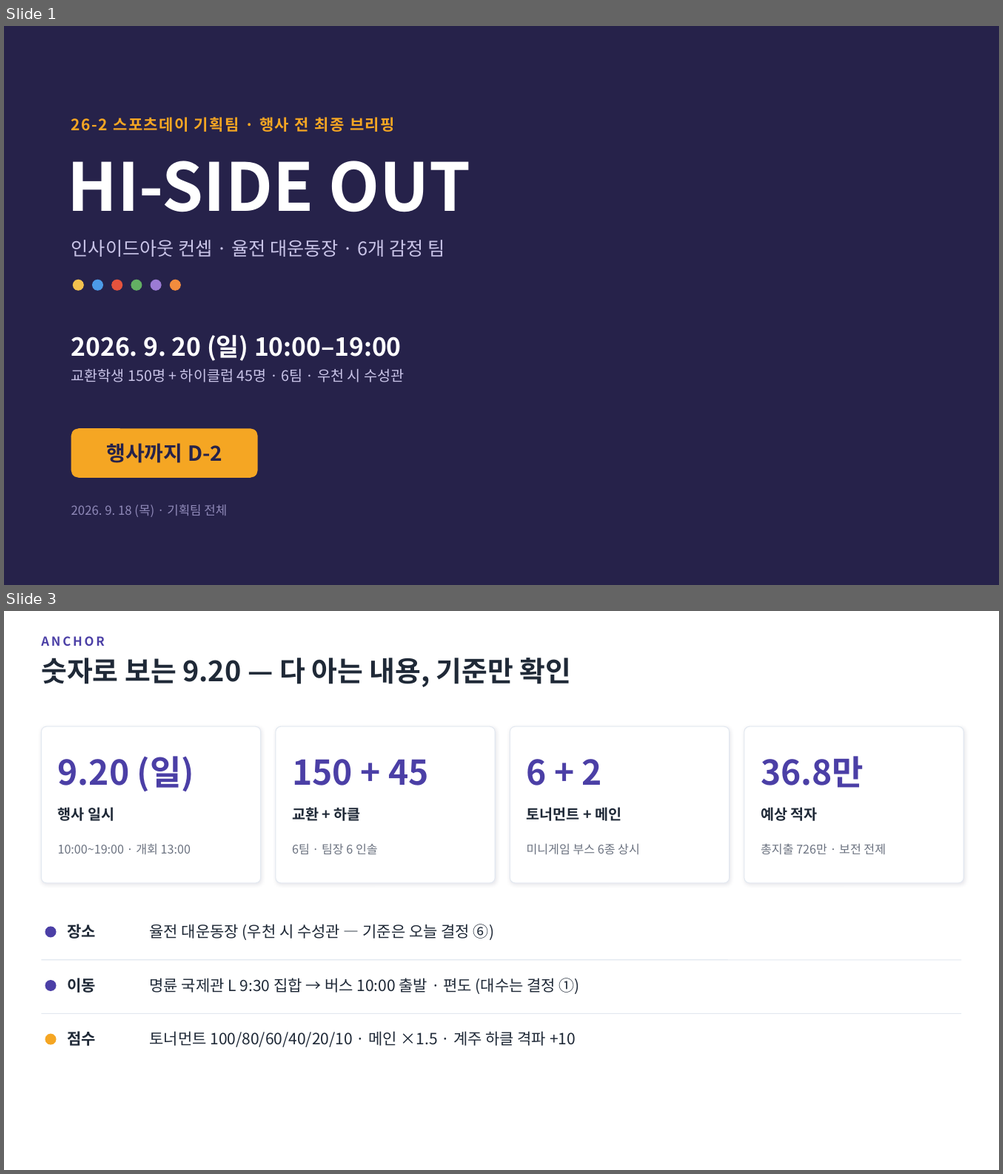
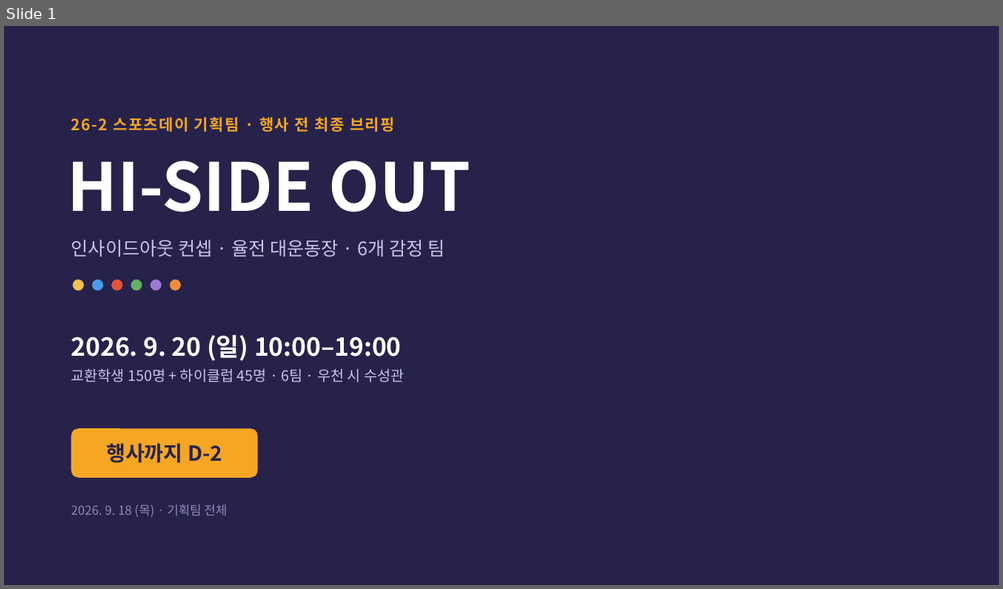
Before and after one commit to F10W3R-13/sportsday-hub, a slide deck: 26-2 Sports Day/최종 브리핑 덱 (발표자용).pptx. Shown one above the other, each under a label of ours: slides 1 and 3 before the commit, slide 1 after it; the slides between them are not shown. The pictures are 1003x1174 and 1003x589 pixels, drawn with LibreOffice and Linux fonts; fonts in the diff are those of the drawing. Boxes give left, top, right and bottom in pixels: in the first picture for what was removed or moved away, otherwise in the second. Text is boxed around its words. In the diff, an @@ line names an element or a change of style, - is before the commit and + after.

Commit message:
docs: 26-2 최종 콘텐츠 확정 — 기획지침 마스터·브리핑 덱 최종본, 검증 절차·진행용 브리핑·시각자료 계획 문서 신규, 행사일 9/20 마이그레이션(0021)

```diff
--- a/26-2 Sports Day/최종 브리핑 덱 (발표자용).pptx
+++ b/26-2 Sports Day/최종 브리핑 덱 (발표자용).pptx
@@ slide 3 removed at box(4, 611, 999, 1170), background #FFFFFF @@
@@ text removed at box(41, 636, 104, 646) @@
-ANCHOR
@@ text removed at box(41, 658, 572, 687) @@
-숫자로 보는 9.20 — 다 아는 내용, 기준만 확인
@@ rounded rectangle removed at box(41, 726, 261, 883) @@
@@ rounded rectangle removed at box(276, 726, 495, 883) @@
@@ rounded rectangle removed at box(510, 726, 729, 883) @@
@@ rounded rectangle removed at box(744, 726, 964, 883) @@
@@ text removed at box(58, 756, 195, 792) @@
-9.20 (일)
@@ text removed at box(292, 759, 429, 786) @@
-150 + 45
@@ text removed at box(526, 759, 602, 786) @@
-6 + 2
@@ text removed at box(760, 756, 863, 788) @@
-36.8만
@@ text removed at box(58, 807, 114, 821) @@
-행사 일시
@@ text removed at box(292, 807, 361, 821) @@
-교환 + 하클
@@ text removed at box(526, 807, 621, 821) @@
-토너먼트 + 메인
@@ text removed at box(760, 807, 817, 821) @@
-예상 적자
@@ text removed at box(58, 843, 190, 854) @@
-10:00~19:00 · 개회 13:00
@@ text removed at box(292, 843, 378, 854) @@
-6팀 · 팀장 6 인솔
@@ text removed at box(526, 843, 640, 855) @@
-미니게임 부스 6종 상시
@@ text removed at box(760, 843, 885, 854) @@
-총지출 726만 · 보전 전제
@@ ellipse removed at box(45, 926, 57, 938) @@
@@ text removed at box(68, 924, 96, 939) @@
-장소
@@ text removed at box(150, 924, 494, 940) @@
-율전 대운동장 (우천 시 수성관 — 기준은 오늘 결정 ⑥)
@@ line removed from (41, 960) to (962, 960) @@
@@ ellipse removed at box(45, 980, 57, 991) @@
@@ text removed at box(68, 978, 96, 993) @@
-이동
@@ text removed at box(150, 978, 580, 994) @@
-명륜 국제관 L 9:30 집합 → 버스 10:00 출발 · 편도 (대수는 결정 ①)
@@ line removed from (41, 1014) to (962, 1014) @@
@@ text removed at box(68, 1031, 96, 1046) @@
-점수
@@ text removed at box(150, 1031, 575, 1048) @@
-토너먼트 100/80/60/40/20/10 · 메인 ×1.5 · 계주 하클 격파 +10
@@ ellipse removed at box(45, 1034, 57, 1045) @@
```
Also in this commit, not shown: 1 slide changed, 1 slide added, 6 other slides removed, 8 other files.
